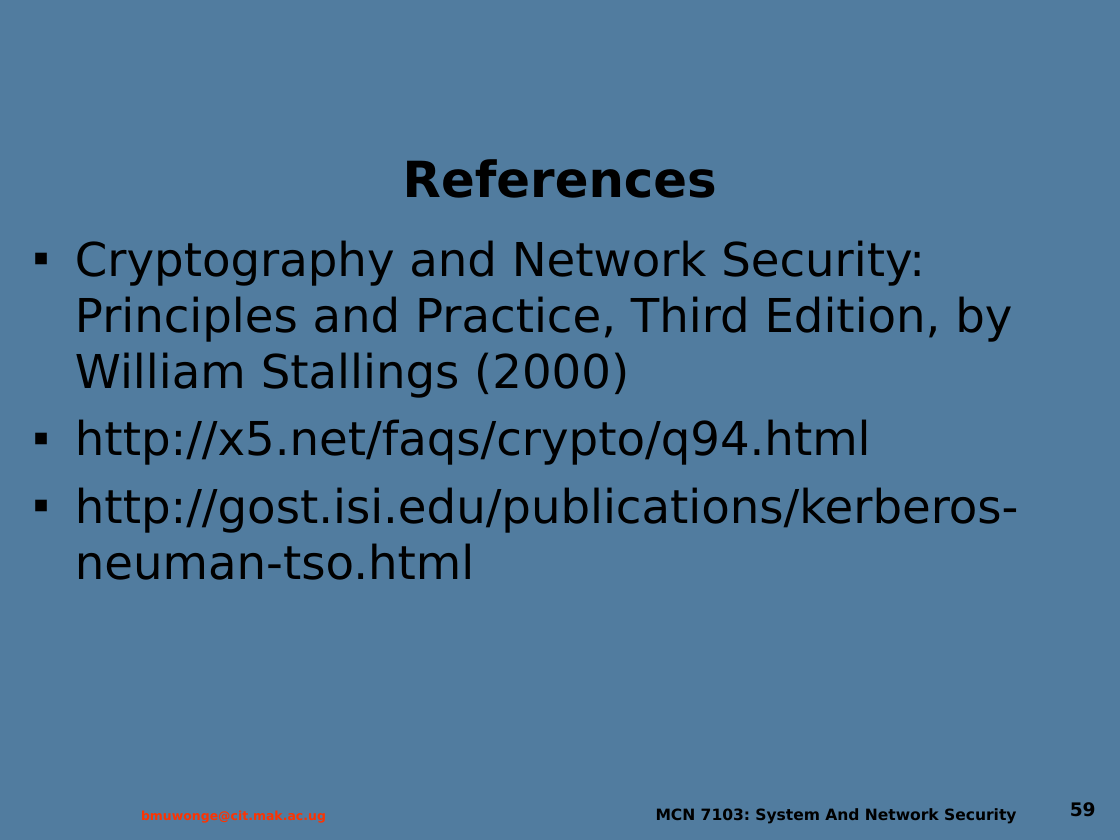
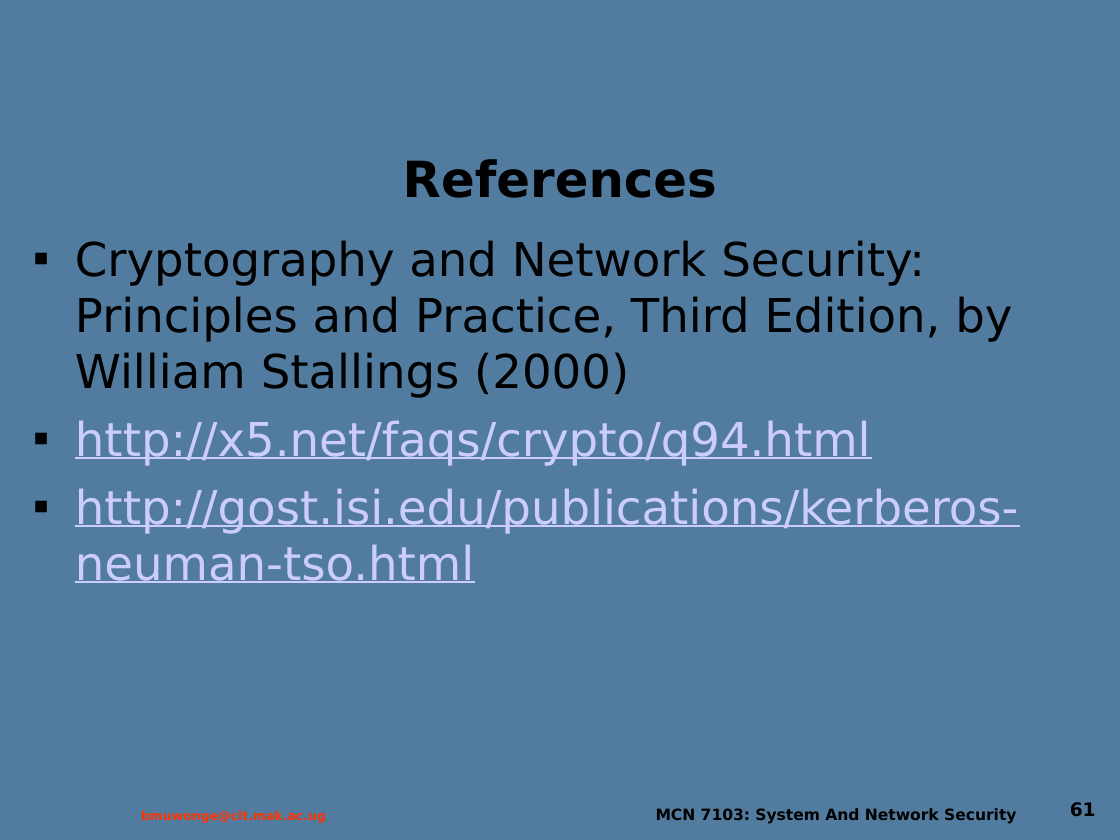
Before and after one commit to Dihfahsih1/Masters-Software-Engineering, a slide deck: slide 61 of yr-sem1/System and Network Security/Lecture_5.ppt (slide 59 before the commit). Drawn at 1120x840 pixels with LibreOffice and Linux fonts; fonts in the diff are those of the drawing; background and template pictures are left out. Boxes give left, top, right and bottom in pixels: in the first picture for what was removed or moved away, otherwise in the second. Text is boxed around its words. In the diff, an @@ line names an element or a change of style, - is before the commit and + after.

```diff
--- a/yr-sem1/System and Network Security/Lecture_5.ppt
+++ b/yr-sem1/System and Network Security/Lecture_5.ppt
@@ text "Cryptography and Network Security: Principles ..." at <box>75,240,1019,583</box>: text colour #000000 to #CCCCFF, underline on in "http://x5.net/faqs/crypto/q94.html", "http://gost.isi.edu/publications/kerberos-neuman-tso.html" @@
@@ page number at <box>1070,802,1096,816</box>: text changed @@
-59
+61
```
Also in this commit, not shown: 8 other slides changed, 2 slides added, 8 other files.
